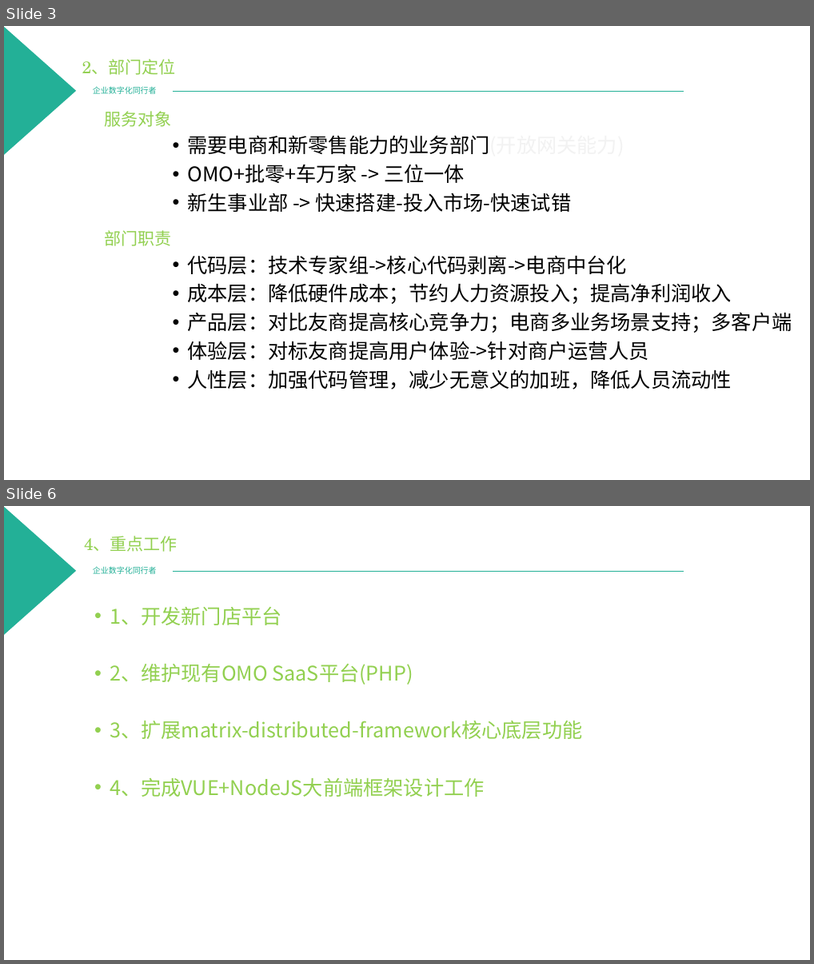
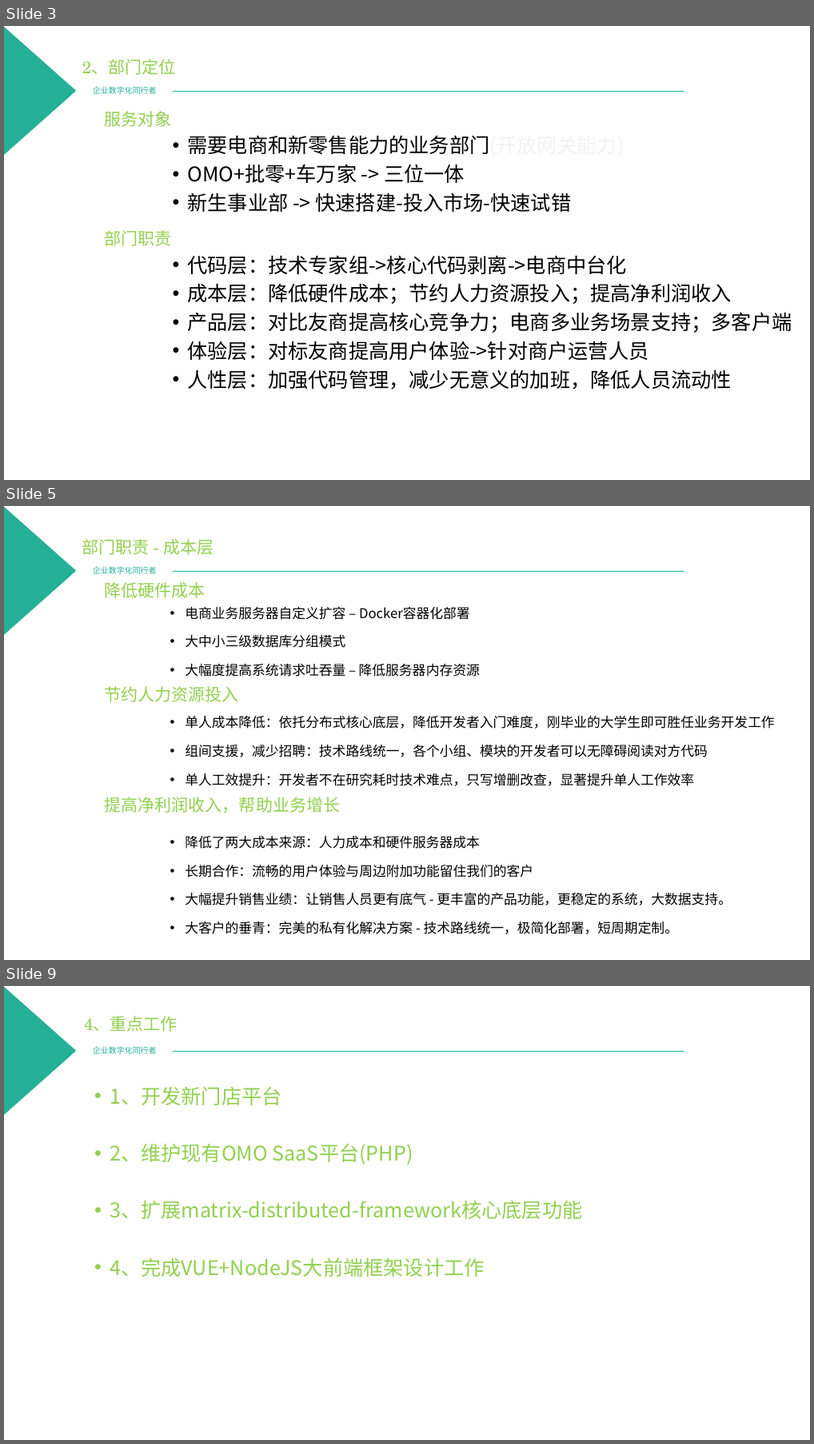
Before and after one commit to PowerYangcl/company-docment, a slide deck: 中企动力/2019年电商中台发展规划 - 杨成琳.pptx. Shown one above the other, each under a label of ours: slides 3 and 6 before the commit, slides 3, 5 and 9 after it; the slides between them are not shown. The pictures are 814x964 and 814x1444 pixels, drawn with LibreOffice and Linux fonts; fonts in the diff are those of the drawing; background and template pictures are left out. Boxes give left, top, right and bottom in pixels: in the first picture for what was removed or moved away, otherwise in the second. Text is boxed around its words. In the diff, an @@ line names an element or a change of style, - is before the commit and + after.

```diff
--- a/中企动力/2019年电商中台发展规划 - 杨成琳.pptx
+++ b/中企动力/2019年电商中台发展规划 - 杨成琳.pptx
@@ slide 5 added at <box>4,506,810,960</box>, background #FFFFFF; not listed: 3 template elements that a slide beside it also shows @@
@@ text added at <box>82,539,214,555</box>, 20 pt, text #92D050 @@
+部门职责 - 成本层
@@ text added at <box>105,582,206,598</box>, 20 pt, text #92D050 @@
+降低硬件成本
@@ text added at <box>185,607,480,676</box>, 16 pt, text #000000 @@
+• 电商业务服务器自定义扩容 – Docker容器化部署
+• 大中小三级数据库分组模式
+• 大幅度提高系统请求吐吞量 – 降低服务器内存资源
@@ text added at <box>105,686,239,702</box>, 20 pt, text #92D050 @@
+节约人力资源投入
@@ text added at <box>185,716,774,786</box>, 16 pt, text #000000 @@
+• 单人成本降低：依托分布式核心底层，降低开发者入门难度，刚毕业的大学生即可胜任业务开发工作
+• 组间支援，减少招聘：技术路线统一，各个小组、模块的开发者可以无障碍阅读对方代码
+• 单人工效提升：开发者不在研究耗时技术难点，只写增删改查，显著提升单人工作效率
@@ text added at <box>105,796,341,812</box>, 20 pt, text #92D050 @@
+提高净利润收入，帮助业务增长
@@ text added at <box>185,836,732,934</box>, 16 pt, text #000000 @@
+• 降低了两大成本来源：人力成本和硬件服务器成本
+• 长期合作：流畅的用户体验与周边附加功能留住我们的客户
+• 大幅提升销售业绩：让销售人员更有底气 - 更丰富的产品功能，更稳定的系统，大数据支持。
+• 大客户的垂青：完美的私有化解决方案 - 技术路线统一，极简化部署，短周期定制。
@@ what was slide 6 is now slide 9 @@
```
Also in this commit, not shown: 3 slides changed, 2 other slides added.
